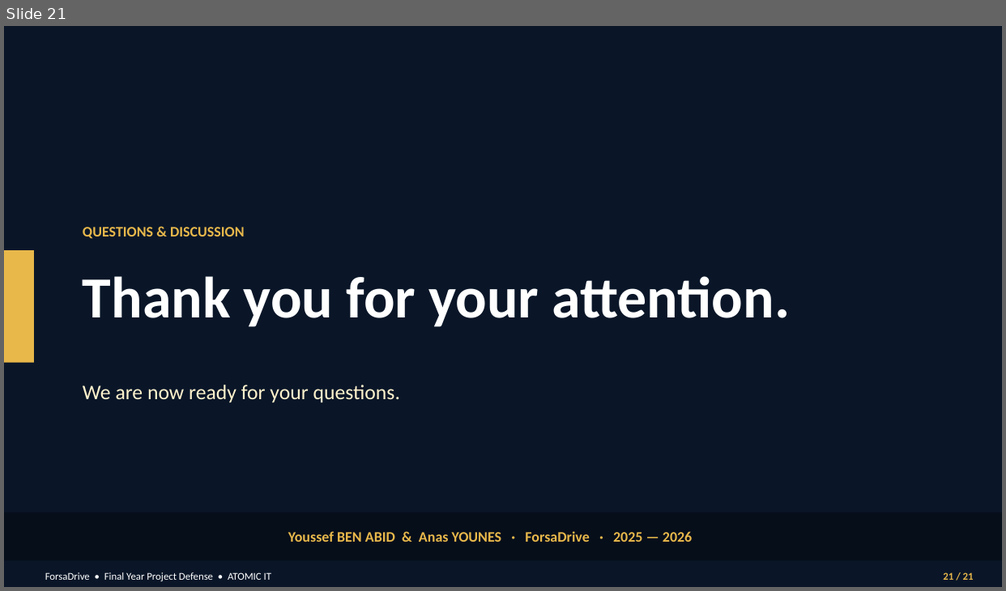
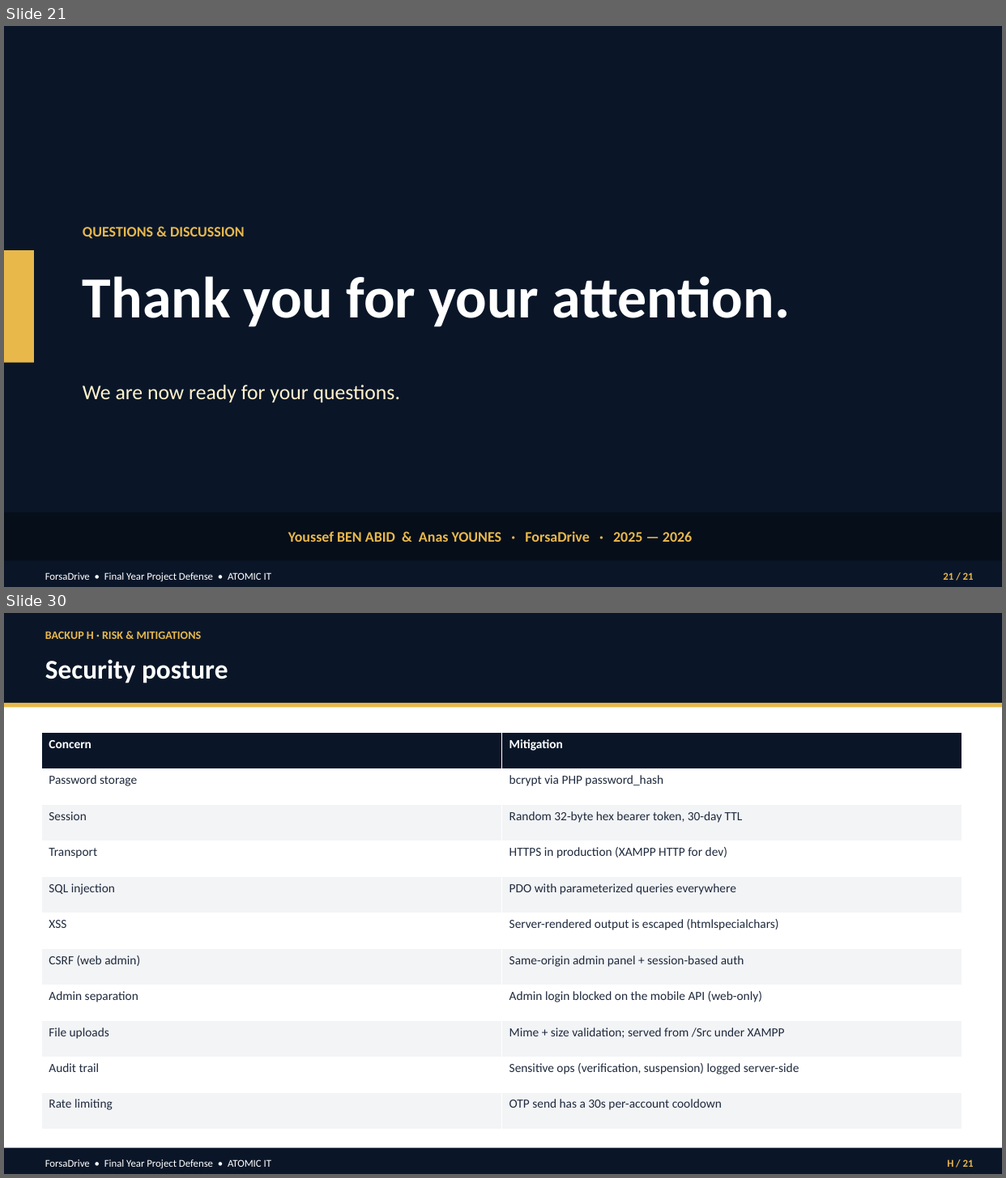
Before and after one commit to nass-ds/ForsaDrive_integration, a slide deck: PFE_PROJECT/ForsaDrive_Defense.pptx. Shown one above the other, each under a label of ours: slide 21 before the commit, slides 21 and 30 after it; the slides between them are not shown. The pictures are 1006x591 and 1006x1178 pixels, drawn with LibreOffice and Linux fonts; fonts in the diff are those of the drawing. Boxes give left, top, right and bottom in pixels: in the first picture for what was removed or moved away, otherwise in the second. Text is boxed around its words. In the diff, an @@ line names an element or a change of style, - is before the commit and + after.

```diff
--- a/PFE_PROJECT/ForsaDrive_Defense.pptx
+++ b/PFE_PROJECT/ForsaDrive_Defense.pptx
@@ slide 30 added at bbox=[4, 613, 1002, 1174], background #FFFFFF @@
@@ rectangle added at bbox=[4, 613, 1002, 703], fill #0A1628 @@
@@ text added at bbox=[45, 631, 202, 639], 11 pt, text #E8B84B, bold @@
+BACKUP H · RISK & MITIGATIONS
@@ text added at bbox=[45, 659, 228, 683], 26 pt, text #FFFFFF, bold @@
+Security posture
@@ rectangle added at bbox=[4, 703, 1002, 707], fill #E8B84B @@
@@ table added at bbox=[41, 733, 962, 1130], 11 rows, 2 columns @@
+Concern | Mitigation
+Password storage | bcrypt via PHP password_hash
+Session | Random 32-byte hex bearer token, 30-day TTL
+Transport | HTTPS in production (XAMPP HTTP for dev)
+SQL injection | PDO with parameterized queries everywhere
+XSS | Server-rendered output is escaped (htmlspecialchars)
+CSRF (web admin) | Same-origin admin panel + session-based auth
+Admin separation | Admin login blocked on the mobile API (web-only)
+File uploads | Mime + size validation; served from /Src under XAMPP
+Audit trail | Sensitive ops (verification, suspension) logged server-side
+Rate limiting | OTP send has a 30s per-account cooldown
@@ rectangle added at bbox=[4, 1148, 1002, 1174], fill #0A1628 @@
@@ text added at bbox=[45, 1160, 271, 1169], 10 pt, text #FFFFFF @@
+ForsaDrive • Final Year Project Defense • ATOMIC IT
@@ text added at bbox=[947, 1160, 974, 1167], 10 pt, text #E8B84B, bold @@
+H / 21
```
Also in this commit, not shown: 8 other slides added, 6 other files.
